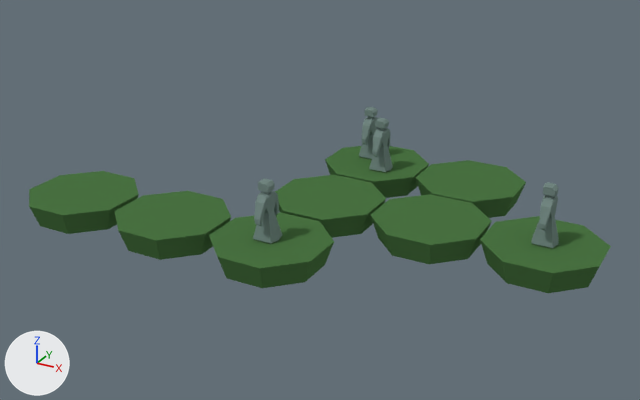
One commit to the Blender file assets/solids/belnders/minimal.blend: the scene before it, then after it.
Both versions are drawn from a camera (50 mm lens) standing at (7.27, -13.6, 6.9) and looking at (-0.09, -0.21, 0.21). The lights are fixed; the arrows at lower left show +X, +Y and +Z. The first picture is the older version.

Names of what the first picture shows: 'Cube.003', 'Cube.004', 'Cube.005', 'Cube.006', 'Cube.008', 'Cube.011', 'actor', 'actor.2', 'actor.4', 'field', 'field.02', 'field.03'.
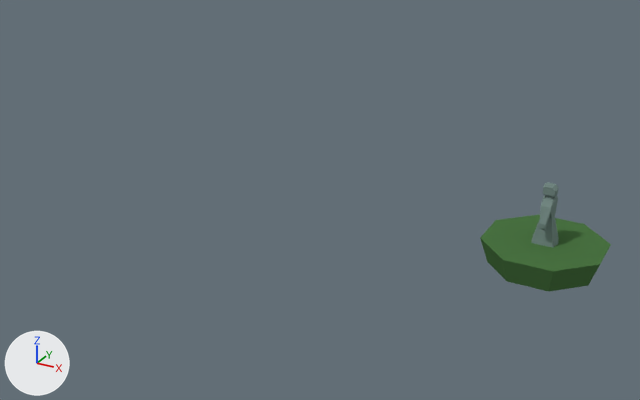
The newer file is also turned or shifted as a whole; pictures and numbers use the older file's frame.

Where the change shows, as pixel boxes (x1, y1, x2, y2) in the pictures (640 x 400 px):
```json
{"object": "field", "change": "moved", "before": [480, 216, 611, 293], "after": [480, 215, 611, 292]}
{"object": "Cube.004", "change": "deleted", "before": [209, 212, 334, 288], "on screen": "dark green"}
{"object": "field.03", "change": "deleted", "before": [371, 194, 492, 264], "on screen": "dark green"}
{"object": "Cube.005", "change": "deleted", "before": [115, 191, 231, 260], "on screen": "dark green"}
{"object": "Cube.006", "change": "deleted", "before": [29, 171, 139, 234], "on screen": "dark green"}
{"object": "Cube.003", "change": "deleted", "before": [275, 175, 386, 238], "on screen": "dark green"}
{"object": "field.02", "change": "deleted", "before": [415, 160, 526, 218], "on screen": "dark green"}
{"object": "Cube.008", "change": "deleted", "before": [325, 146, 429, 198], "on screen": "dark green"}
{"object": "actor.4", "change": "deleted", "before": [253, 179, 282, 243]}
{"object": "actor.2", "change": "deleted", "before": [369, 118, 393, 172]}
{"object": "Cube.011", "change": "deleted", "before": [359, 107, 378, 159]}
```

Edits to the scene script, one JSON object a line:
```json
{"op": "set", "path": "ob_field.location", "old": "(4.12, -0.01, 0.0)", "new": "(4.12, -0.01, 0.03)"}
{"op": "remove", "block": "ob_field_03", "code": ["ob_field_03 = bpy.data.objects.new('field.03', me_cube_002)", "ob_field_03.location = (2.06, -0.01, 0.0)", "ob_field_03.rotation_euler = (0.0, 0.0, -3.142)  # degrees (0, 0, -180)"]}
{"op": "remove", "block": "ob_cube_003", "code": ["ob_cube_003 = bpy.data.objects.new('Cube.003', me_cube_003)", "ob_cube_003.location = (-0.01, -0.01, 0.0)", "ob_cube_003.rotation_euler = (0.0, 0.0, -3.142)  # degrees (0, 0, -180)"]}
{"op": "remove", "block": "ob_cube_004", "code": ["ob_cube_004 = bpy.data.objects.new('Cube.004', me_cube_004)", "ob_cube_004.location = (-0.01, -2.09, 0.0)", "ob_cube_004.rotation_euler = (0.0, 0.0, -3.142)  # degrees (0, 0, -180)"]}
{"op": "remove", "block": "ob_cube_005", "code": ["ob_cube_005 = bpy.data.objects.new('Cube.005', me_cube_005)", "ob_cube_005.location = (-2.09, -2.09, 0.0)", "ob_cube_005.rotation_euler = (0.0, 0.0, -3.142)  # degrees (0, 0, -180)"]}
{"op": "remove", "block": "ob_cube_006", "code": ["ob_cube_006 = bpy.data.objects.new('Cube.006', me_cube_006)", "ob_cube_006.location = (-4.21, -2.09, 0.0)", "ob_cube_006.rotation_euler = (0.0, 0.0, -3.142)  # degrees (0, 0, -180)"]}
{"op": "remove", "block": "ob_field_02", "code": ["ob_field_02 = bpy.data.objects.new('field.02', me_cube_007)", "ob_field_02.location = (2.06, 2.04, 0.0)", "ob_field_02.rotation_euler = (0.0, 0.0, -3.142)  # degrees (0, 0, -180)"]}
{"op": "remove", "block": "ob_cube_008", "code": ["ob_cube_008 = bpy.data.objects.new('Cube.008', me_cube_008)", "ob_cube_008.location = (0.01, 2.04, 0.0)", "ob_cube_008.rotation_euler = (0.0, 0.0, -3.142)  # degrees (0, 0, -180)"]}
{"op": "remove", "block": "ob_actor_4", "code": ["ob_actor_4 = bpy.data.objects.new('actor.4', me_cube_009)", "ob_actor_4.location = (-0.06, -2.12, 0.0)", "ob_actor_4.rotation_euler = (0.0, 0.0, -3.142)  # degrees (0, 0, -180)"]}
{"op": "remove", "block": "ob_actor_2", "code": ["ob_actor_2 = bpy.data.objects.new('actor.2', me_cube_010)", "ob_actor_2.location = (0.26, 1.72, 0.0)", "ob_actor_2.rotation_euler = (0.0, 0.0, -3.142)  # degrees (0, 0, -180)"]}
{"op": "remove", "block": "ob_cube_011", "code": ["ob_cube_011 = bpy.data.objects.new('Cube.011', me_cube_011)", "ob_cube_011.location = (-0.25, 2.26, 0.0)", "ob_cube_011.rotation_euler = (0.0, 0.0, -3.142)  # degrees (0, 0, -180)"]}
```
